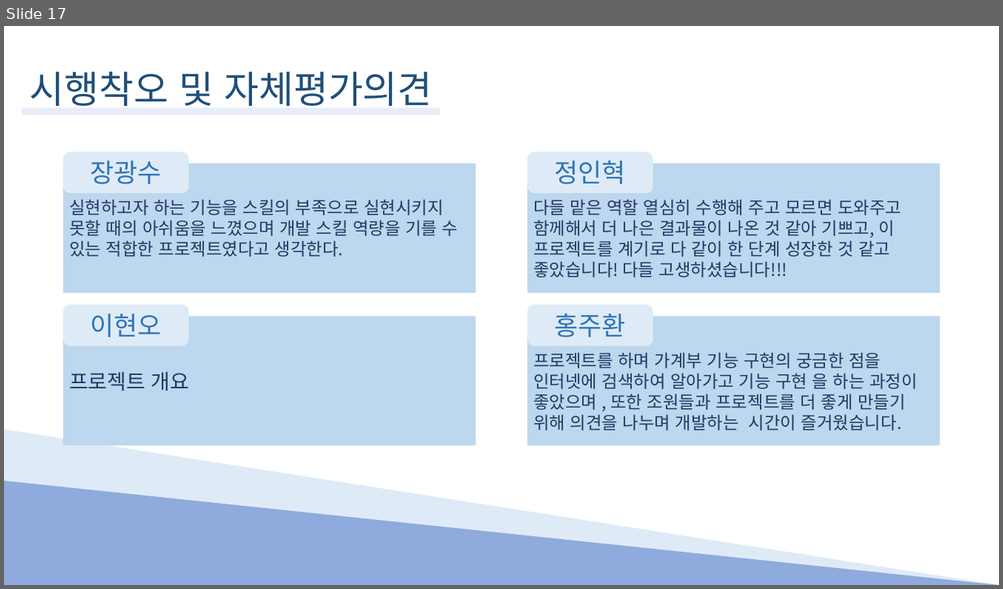
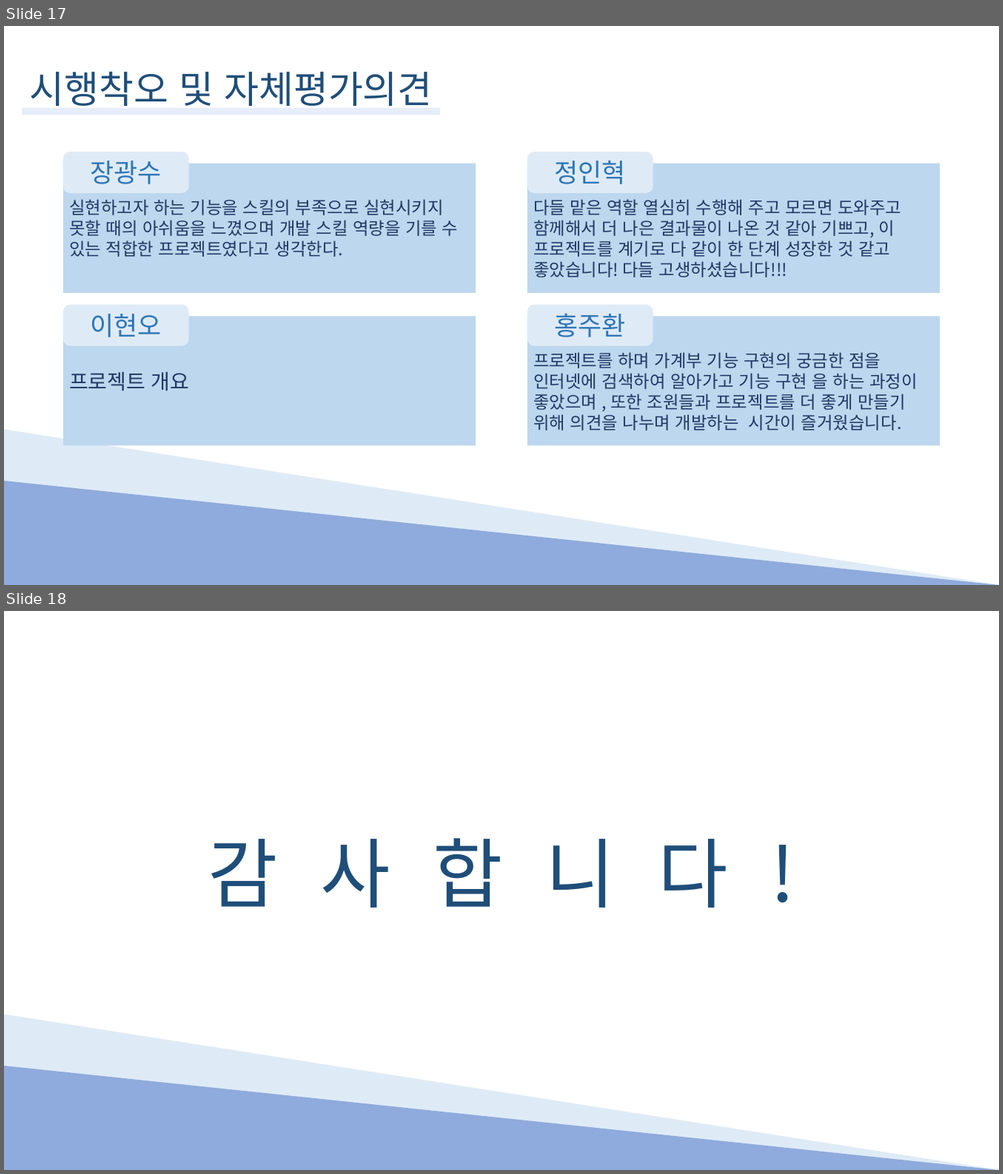
Before and after one commit to Hyno2/C-project, a slide deck: PPT/System.pptx. Shown one above the other, each under a label of ours: slide 17 before the commit, slides 17 and 18 after it. The pictures are 1003x589 and 1003x1174 pixels, drawn with LibreOffice and Linux fonts; fonts in the diff are those of the drawing. Boxes give left, top, right and bottom in pixels: in the first picture for what was removed or moved away, otherwise in the second. Text is boxed around its words. In the diff, an @@ line names an element or a change of style, - is before the commit and + after.

```diff
--- a/PPT/System.pptx
+++ b/PPT/System.pptx
@@ slide 18 added at (4,611,999,1170), background #FFFFFF @@
@@ text added at (208,838,727,908), 88 pt, text #1F4E79 @@
+감 사 합 니 다 !
@@ right triangle added at (4,1014,999,1170), fill #DEEBF7 @@
@@ right triangle added at (4,1066,999,1170), fill #8FAADC @@
```
Also in this commit, not shown: 1 slide changed.
